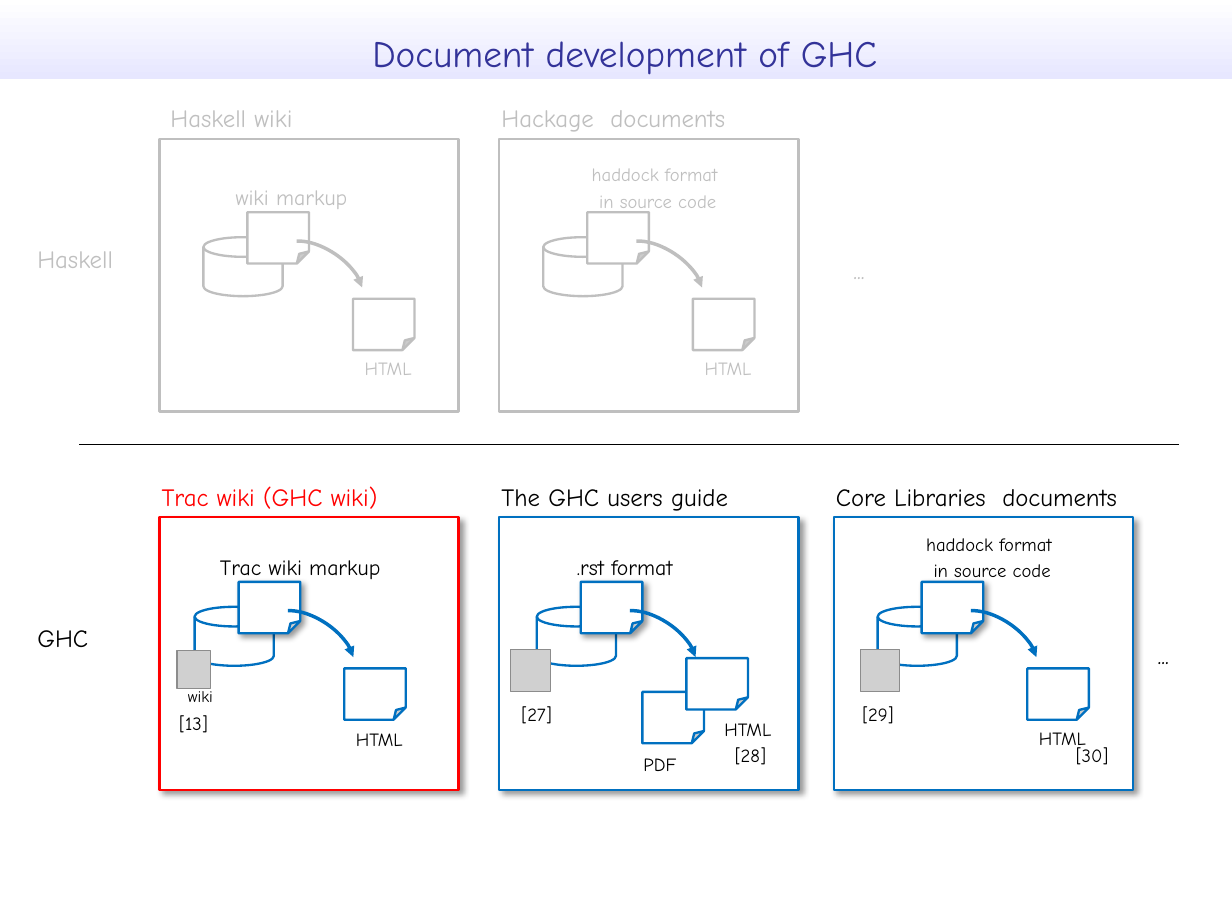
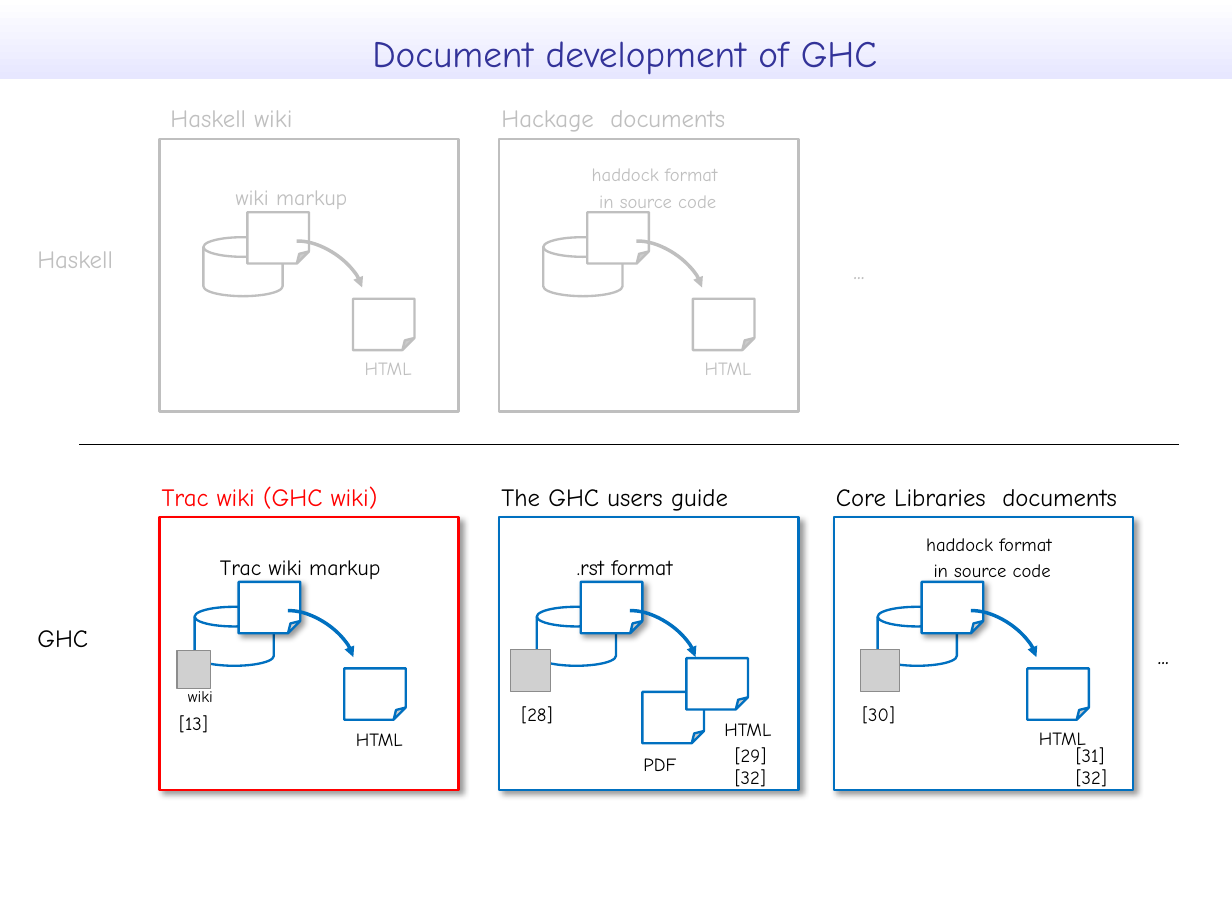
Before and after one commit to takenobu-hs/ghc-development-flow, a slide deck: slide 14 of src/ghc_development_flow.pptx. Drawn at 1232x924 pixels with LibreOffice and Linux fonts; fonts in the diff are those of the drawing; grey boxes stand for pictures. Boxes give left, top, right and bottom in pixels: in the first picture for what was removed or moved away, otherwise in the second. Text is boxed around its words. In the diff, an @@ line names an element or a change of style, - is before the commit and + after.

```diff
--- a/src/ghc_development_flow.pptx
+++ b/src/ghc_development_flow.pptx
@@ text at (521,706,552,724): text changed @@
-[27]
+[28]
@@ text added at (862,706,895,724), 12 pt, text #000000 @@
+[30]
@@ text "[29]": place and size @@
-text "[29]" at (862,706,893,724)
+text "[29]" at (735,747,766,765)
@@ text removed at (735,747,766,765) @@
-[28]
@@ text at (1076,747,1105,765): text changed @@
-[30]
+[31]
@@ text added at (735,769,766,791), 12 pt, text #000000 @@
+[32]
@@ text added at (1076,769,1107,791), 12 pt, text #000000 @@
+[32]
```
Also in this commit, not shown: 10 other slides changed, 2 other files.
